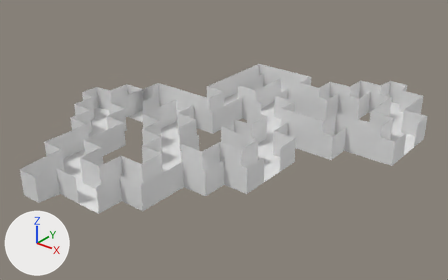
An edit to the FBX model chinos/Assets/Daan/MapDungeon/MapHorrorGame.fbx, drawn before and after from the same camera.
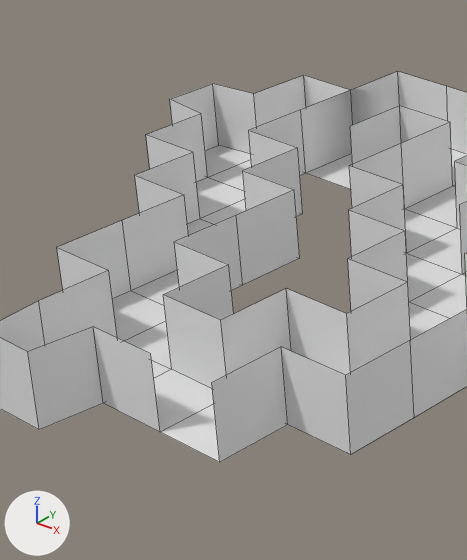
Old and new are each drawn whole from a 50 mm camera at (11.6, -35.54, 32.87) aimed at (-30.65, 17.28, 0.12) and again close up on the part from 6% to 41% of the width and 21% to 88% of the height. The axes (+X, +Y, +Z) are drawn at lower left. The lights are the same throughout. The close-ups show mesh edges as thin lines. Where no turn or scale is listed for an object, it has been applied to the vertices.

Names of what the first close-up shows: 'FloorPlan.010'.
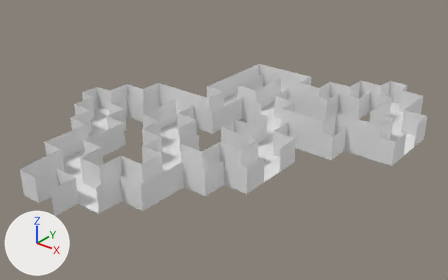
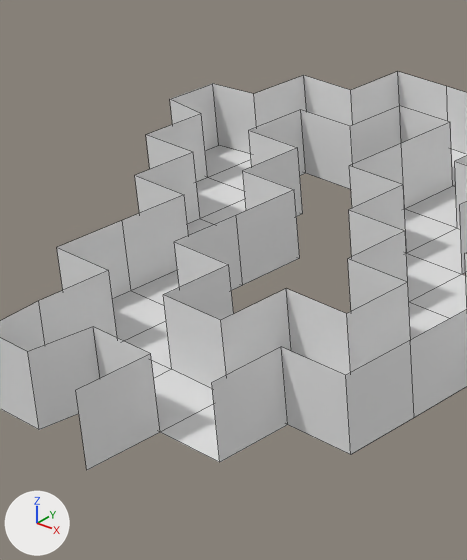
Where the change shows, as pixel boxes (x1, y1, x2, y2) in the close-ups (467 x 560 px; the box of a moved part takes in the faces that stretch with it):
'FloorPlan.010', reshaped: before (0, 72, 467, 462); after (0, 72, 467, 470)
part 1 of me_plane_015, moved or reshaped: before (301, 90, 353, 173); after (301, 110, 352, 189)
part 2 of me_plane_015, added: after (76, 354, 160, 470)

The edits, one by one:
me_plane_015 has 260 vertices, 193 faces and spans x -50.4..-12.0, y -5.5..41.4, z 0.0..3.0.
me_plane_015 is used by ob_floorplan_010; location (0.0, 0.0, 0.0).
Verts and faces of me_plane_015; kept vertices keep their numbers, new ones are numbered from 260.
Before the commit, vertices of me_plane_015: 89 (-45.0, 18.0, 0.0), 90 (-42.0, 15.0, 0.0), 91 (-45.0, 15.0, 0.0) at pixel (305, 173), 219 (-45.0, 18.0, 3.0) at pixel (350, 90), 220 (-42.0, 15.0, 3.0) at pixel (350, 126).
Before the commit, vertices of me_plane_015: 221 (-45.0, 15.0, 3.0) at pixel (300, 109).
Before the commit, vertices of me_plane_015: 111 (-33.0, -3.0, 0.0) at pixel (160, 432), 241 (-33.0, -3.0, 3.0) at pixel (150, 353).
Part 1, on me_plane_015:
Faces deleted: (89, 91, 221, 219).
New faces: (90, 91, 221, 220).
Part 2, on me_plane_015:
New vertex 260 is at (-33.0, -6.0, 0.0), pixel (86, 470).
New vertex 261 is at (-33.0, -6.0, 3.0), pixel (75, 390).
New faces: (111, 241, 261, 260).
